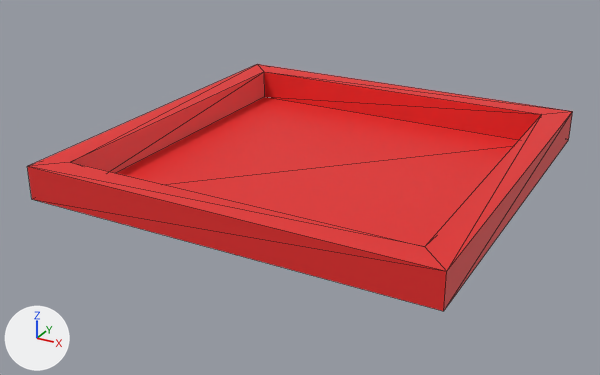
Renders of the glTF model res/models/rooms/Room3x3.glb from each side of a commit.
Both versions are drawn from a 50 mm camera at (2.67, -5.21, 2.39) aimed at (-0.1, -0.18, -0.12). Lighting does not change. The marker at lower left points along +X, +Y and +Z. The older version comes first. Mesh edges are drawn as thin lines. Vertices at exactly the same position are counted once.
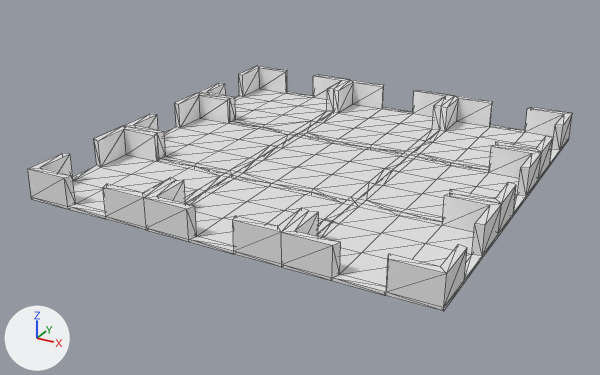
Where the change shows, as pixel boxes [x1, y1, x2, y2] in the pictures (600 x 375 px):
'Plane', reshaped, rescaled, recoloured
    before: [27, 64, 573, 311]
    after: [28, 66, 572, 311]

The change, as a diff of the scene's bpy script:
```diff
--- a/res/models/rooms/Room3x3.glb.py
+++ b/res/models/rooms/Room3x3.glb.py
@@ mat_material_004 @@
+mat_material_004 = principled_material('Material.004')
+mat_material_004.base_color = (0.8, 0.8, 0.8)  # white #e7e7e7
@@ me_plane @@
 # used by ob_plane; location = (0.0, 0.0, 0.0); scale = (1.5, 1.5, 1.0)
-me_plane.from_pydata(...)  # 16 vertices, 26 faces; spans x -1.0..1.0, y -1.0..1.0, z 0.0..0.25
-me_plane.materials.append(mat_material_001)  # red #e72b2a
+me_plane.from_pydata(...)  # 411 vertices, 966 faces; spans x -1.5..1.5, y -1.5..1.5, z 0.0..0.23
+# me_plane part 1: 16 vertices removed from x -1.0..1.0, y -1.0..1.0, z 0.0..0.25; 411 vertices added at x -1.5..1.5, y -1.5..1.5, z 0.0..0.23
+me_plane.materials.append(mat_material_004)  # white #e7e7e7
@@ ob_plane @@
 ob_plane.location = (0.0, 0.0, 0.0)
-ob_plane.scale = (1.5, 1.5, 1.0)
```
